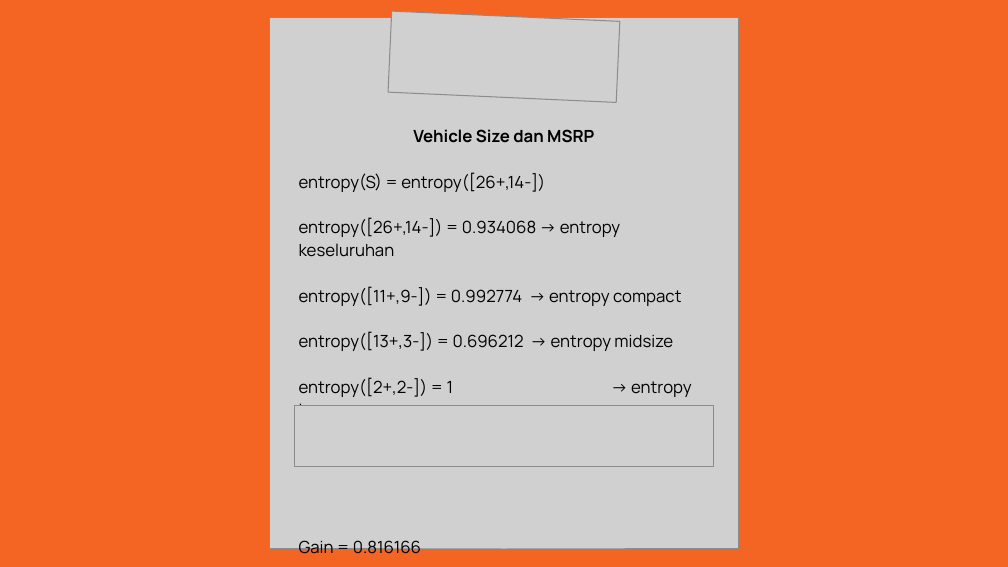
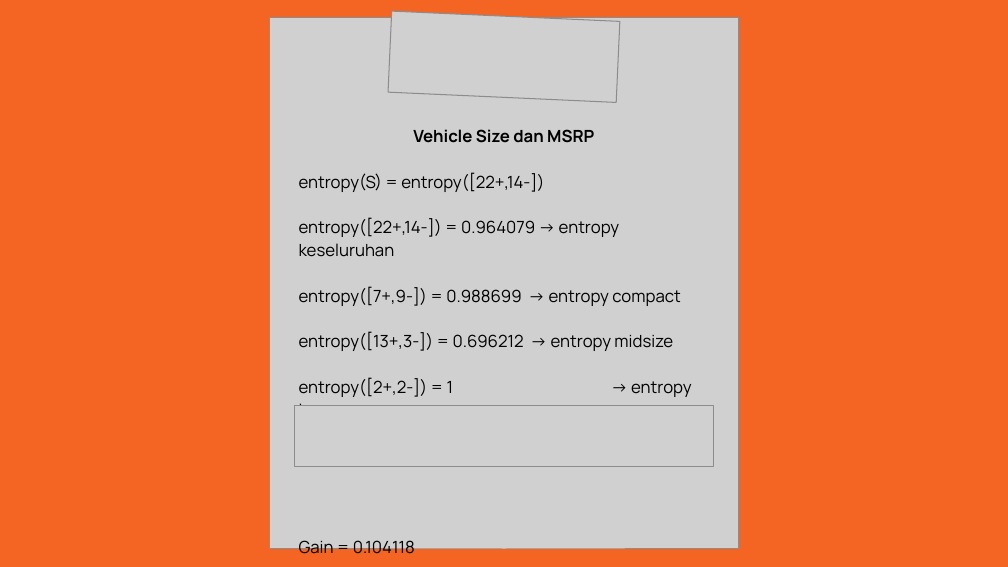
Before and after one commit to vierifath/TugasKK_B_Kelompok2, a slide deck: slide 12 of TugasMingguKe-4/decisiontree.ppt.pptx. Drawn at 1008x567 pixels with LibreOffice and Linux fonts; fonts in the diff are those of the drawing; grey boxes stand for pictures. Boxes give left, top, right and bottom in pixels: in the first picture for what was removed or moved away, otherwise in the second. Text is boxed around its words. In the diff, an @@ line names an element or a change of style, - is before the commit and + after.

```diff
--- a/TugasMingguKe-4/decisiontree.ppt.pptx
+++ b/TugasMingguKe-4/decisiontree.ppt.pptx
@@ text at [299,172,680,306]: text changed @@
-entropy(S) = entropy([26+,14-])
-entropy([26+,14-]) = 0.934068 -> entropy keseluruhan
-entropy([11+,9-]) = 0.992774 -> entropy compact
+entropy(S) = entropy([22+,14-])
+entropy([22+,14-]) = 0.964079 -> entropy keseluruhan
+entropy([7+,9-]) = 0.988699 -> entropy compact
@@ text at [299,537,415,553]: text changed @@
-Gain = 0.816166
+Gain = 0.104118
```
Also in this commit, not shown: 18 other slides changed, 1 slide added, 6 slides removed.
